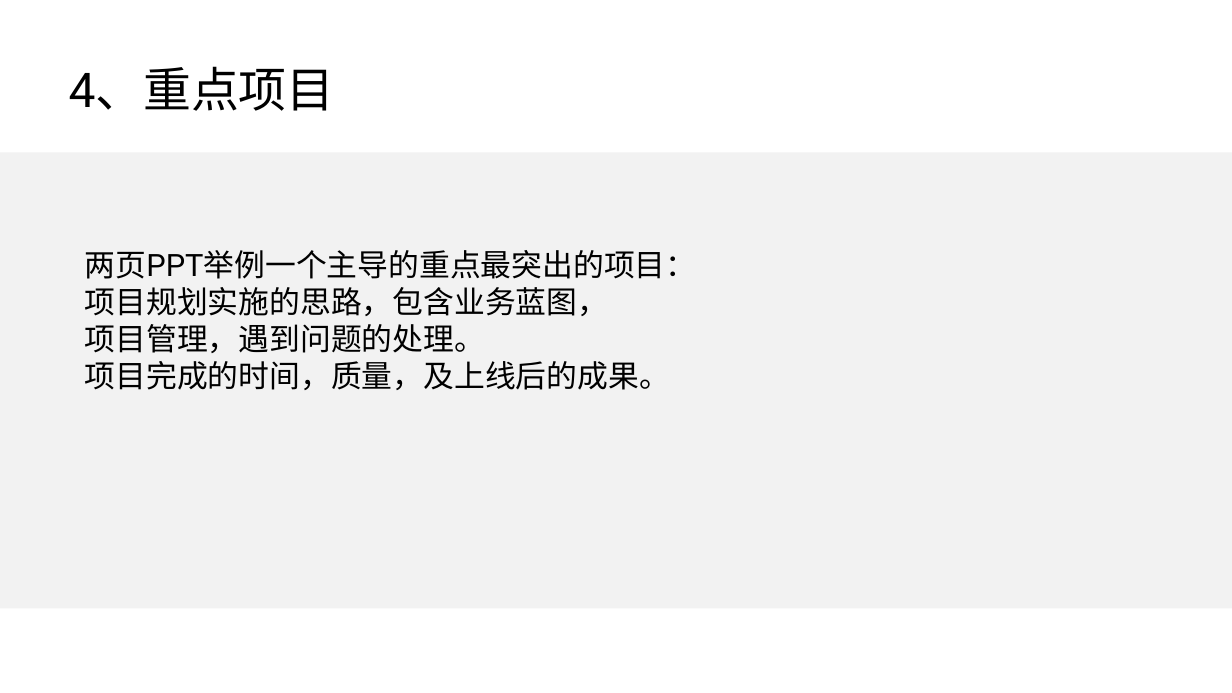
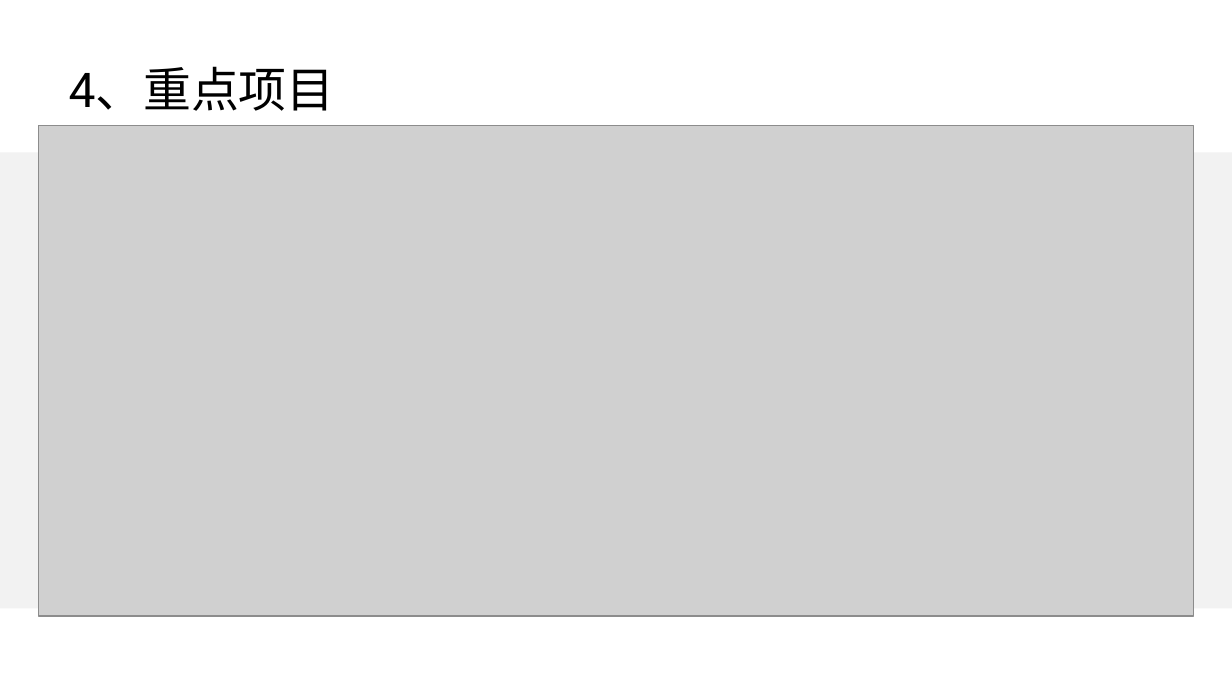
Before and after one commit to wl1990/disuser_wr, a slide deck: slide 8 of src/doc/职级评审_商城技术部.pptx (slide 7 before the commit). Drawn at 1232x693 pixels with LibreOffice and Linux fonts; fonts in the diff are those of the drawing; grey boxes stand for pictures; background and template pictures are left out. Boxes give left, top, right and bottom in pixels: in the first picture for what was removed or moved away, otherwise in the second. Text is boxed around its words. In the diff, an @@ line names an element or a change of style, - is before the commit and + after.

```diff
--- a/src/doc/职级评审_商城技术部.pptx
+++ b/src/doc/职级评审_商城技术部.pptx
@@ picture added at box(38, 126, 1193, 616) @@
@@ text removed at box(85, 250, 697, 390) @@
-两页PPT举例一个主导的重点最突出的项目：
-项目规划实施的思路，包含业务蓝图，
-项目管理，遇到问题的处理。
-项目完成的时间，质量，及上线后的成果。
```
Also in this commit, not shown: 5 other slides changed, 2 slides added.
